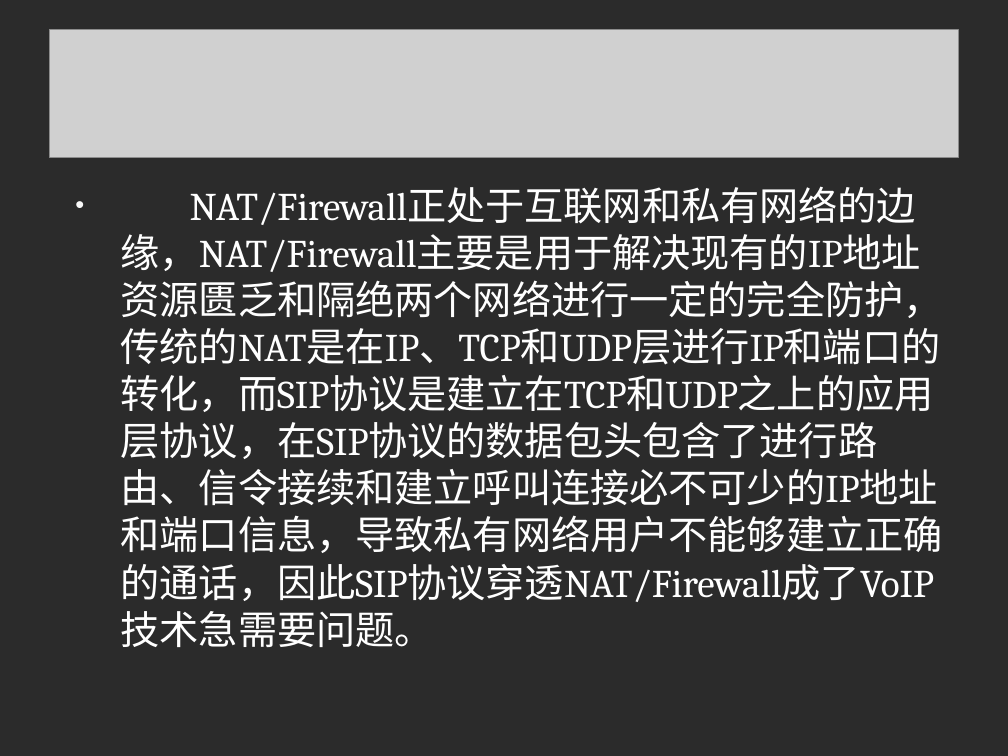
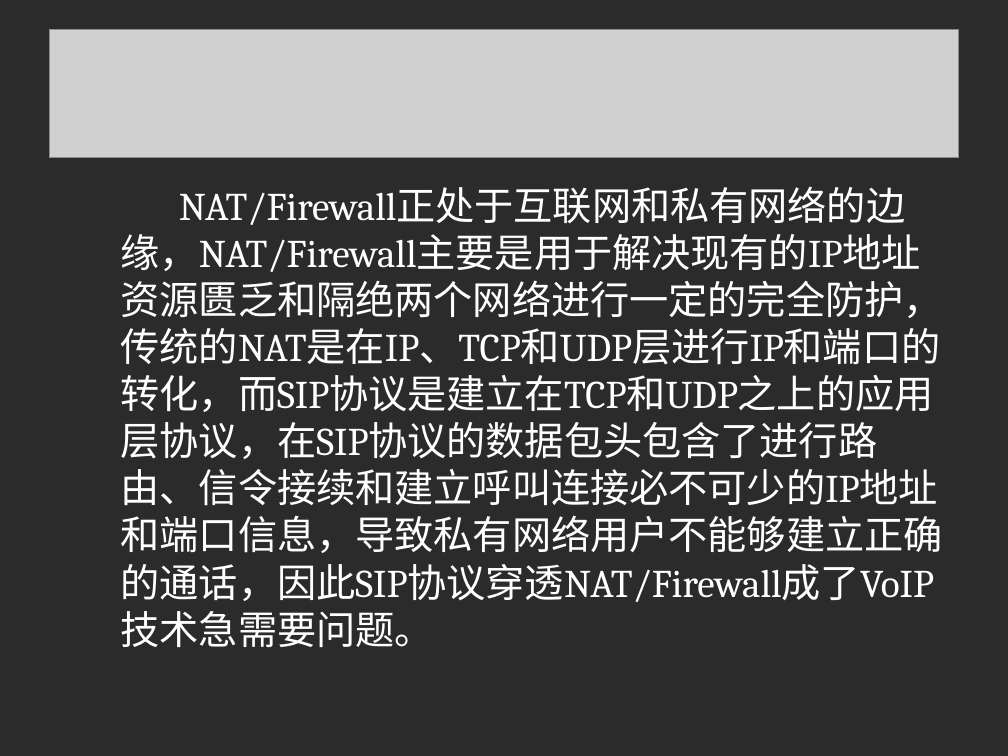
Before and after one commit to linuxsky/sip-alg, a slide deck: slide 4 of design-documents/SIP-ALG解决方案答辩.ppt. Drawn at 1008x756 pixels with LibreOffice and Linux fonts; fonts in the diff are those of the drawing; grey boxes stand for pictures; background and template pictures are left out; a plain dark background stands for a picture behind light text. Boxes give left, top, right and bottom in pixels: in the first picture for what was removed or moved away, otherwise in the second. Text is boxed around its words. In the diff, an @@ line names an element or a change of style, - is before the commit and + after.

```diff
--- a/design-documents/SIP-ALG解决方案答辩.ppt
+++ b/design-documents/SIP-ALG解决方案答辩.ppt
@@ text "NAT/Firewall正处于互联网和私有网络的边缘，NAT/Firewall主要是用于解决现有的IP地址资源匮乏和隔绝 ..." at (x1=121, y1=186, x2=943, y2=647): bullet • to none @@
```
Also in this commit, not shown: 4 other slides changed, 6 slides added, 1 slide removed.
